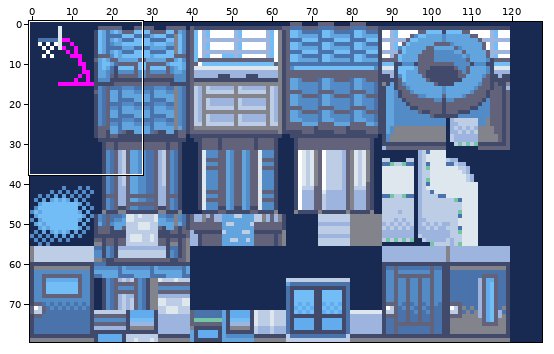
Two states of a sprite sheet, data/tilesets/secondary/petalburg/tiles.png. Above, an overview of the earlier version with the close-up marked.
Close-up. Old version:
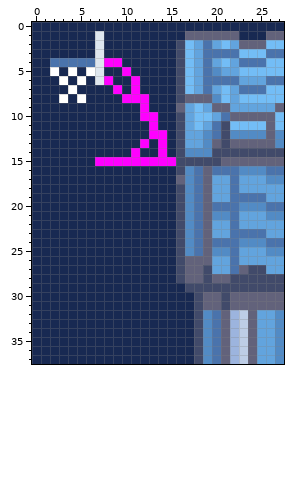
The file is 128x80 pixels. Shown: x 0..27, y 0..37.
After the commit:
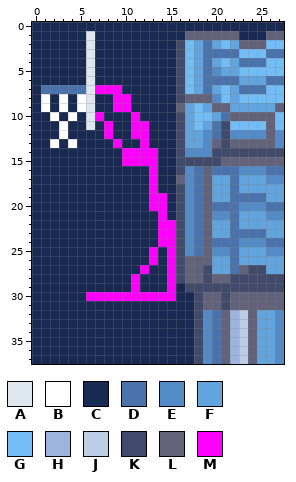
Palette (. is transparent): A #dee6ee  B #ffffff  C #182952  D #4a73ac  E #528bc5  F #62a4de  G #73bdf6  H #9cb4de  J #bdcde6  K #414a6a  L #62627b  M #ff00ff
Diff:
y 1..3: x 6..7 CA -> AC
y 4: x 2..9 DDDDDAMM -> CCCCACCC
y 5: x 2 B -> C; x 4 B -> C; x 6..7 BA -> AC; x 10 M -> C
y 6: x 3 B -> C; x 5..8 BCAM -> CACC; x 11 M -> C
y 7: x 1..8 CCCBCCCC -> DDDDDAMM; x 11 M -> C
y 8: x 1 C -> B; x 6 C -> A; x 9 C -> M; x 11..12 MM -> CC
y 9: x 1 C -> B; x 3 C -> B; x 5..6 CC -> BA; x 9..10 CC -> MM; x 12 M -> C
y 10: x 2 C -> B; x 4 C -> B; x 6..7 CC -> AM; x 11..13 CMM -> MCC
y 11: x 3 C -> B; x 6 C -> A; x 8 C -> M; x 11..13 CCM -> MMC
y 12: x 3 C -> B; x 8 C -> M; x 11..14 CCMM -> MMCC
y 13: x 2 C -> B; x 4 C -> B; x 9 C -> M; x 14 M -> C
y 14: x 10 C -> M; x 12..14 CCM -> MMC
y 15: x 7..9 MMM -> CCC; x 14..15 MM -> CC
y 16..18: x 13 C -> M
y 19..20: x 13..14 CC -> MM
y 21: x 14 C -> M
y 22..24: x 14..15 CC -> MM
y 25..26: x 13 C -> M; x 15 C -> M
y 27: x 12 C -> M; x 15 C -> M
y 28..29: x 11 C -> M; x 15 C -> M
y 30: x 6..15 CCCCCCCCCC -> MMMMMMMMMM
Changed places in both close-ups, as pixel boxes (x1, y1, x2, y2):
changed: (41, 31, 176, 301)
